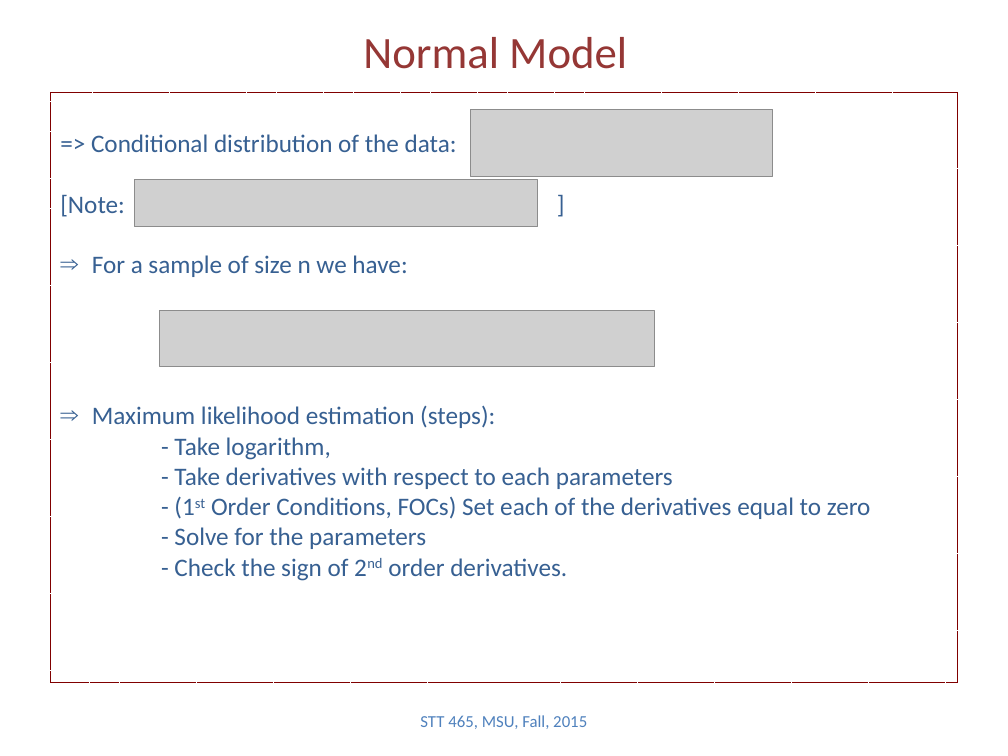
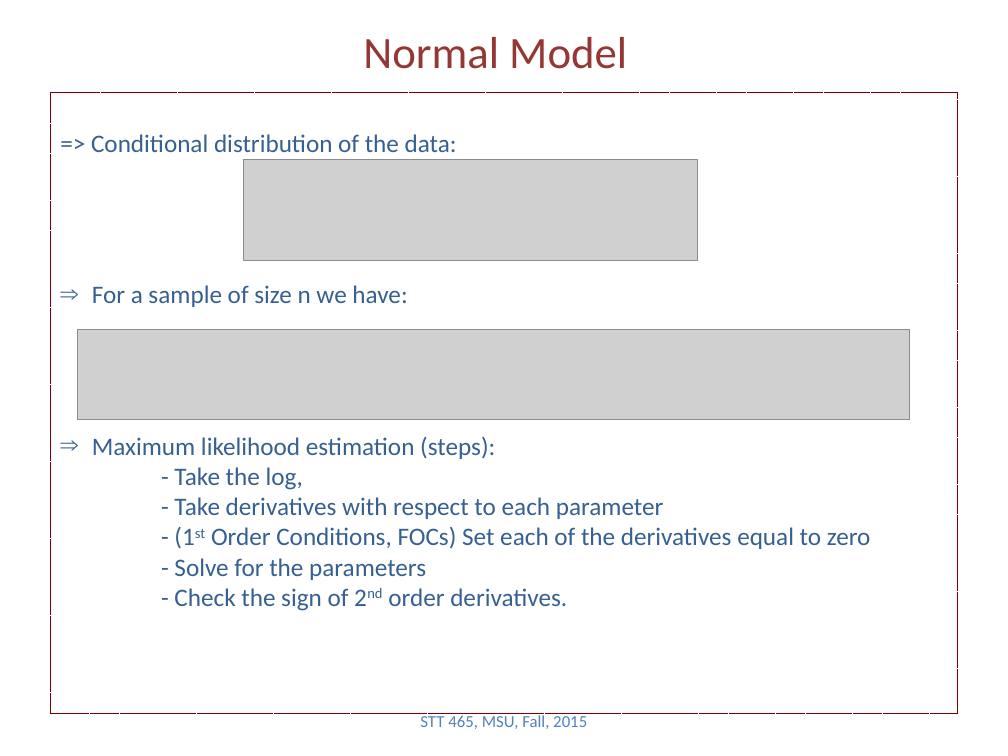
Before and after one commit to Boukos/STT465, a slide deck: slide 3 of STT465_5.pptx. Drawn at 1008x756 pixels with LibreOffice and Linux fonts; fonts in the diff are those of the drawing; grey boxes stand for pictures. Boxes give left, top, right and bottom in pixels: in the first picture for what was removed or moved away, otherwise in the second. Text is boxed around its words. In the diff, an @@ line names an element or a change of style, - is before the commit and + after.

Commit message:
updating lecture ch. 5

```diff
--- a/STT465_5.pptx
+++ b/STT465_5.pptx
@@ rectangle "=> Conditional distribution of the ...": place and size @@
-rectangle "=> Conditional distribution of the ..." at [50,93,958,683]
+rectangle "=> Conditional distribution of the ..." at [50,93,958,714]
@@ picture removed at [471,109,773,176] @@
@@ picture removed at [134,179,537,227] @@
@@ picture added at [244,159,698,260] @@
@@ text in rectangle at [60,194,125,217]: paragraph removed @@
-[Note: ]
@@ picture: place and size @@
-picture at [159,310,654,367]
+picture at [78,330,910,420]
@@ text in rectangle at [174,467,664,519]: text changed @@
-- Take logarithm,
-- Take derivatives with respect to each parameters
+- Take the log,
+- Take derivatives with respect to each parameter
```
Also in this commit, not shown: 9 other slides changed, 2 other files.
